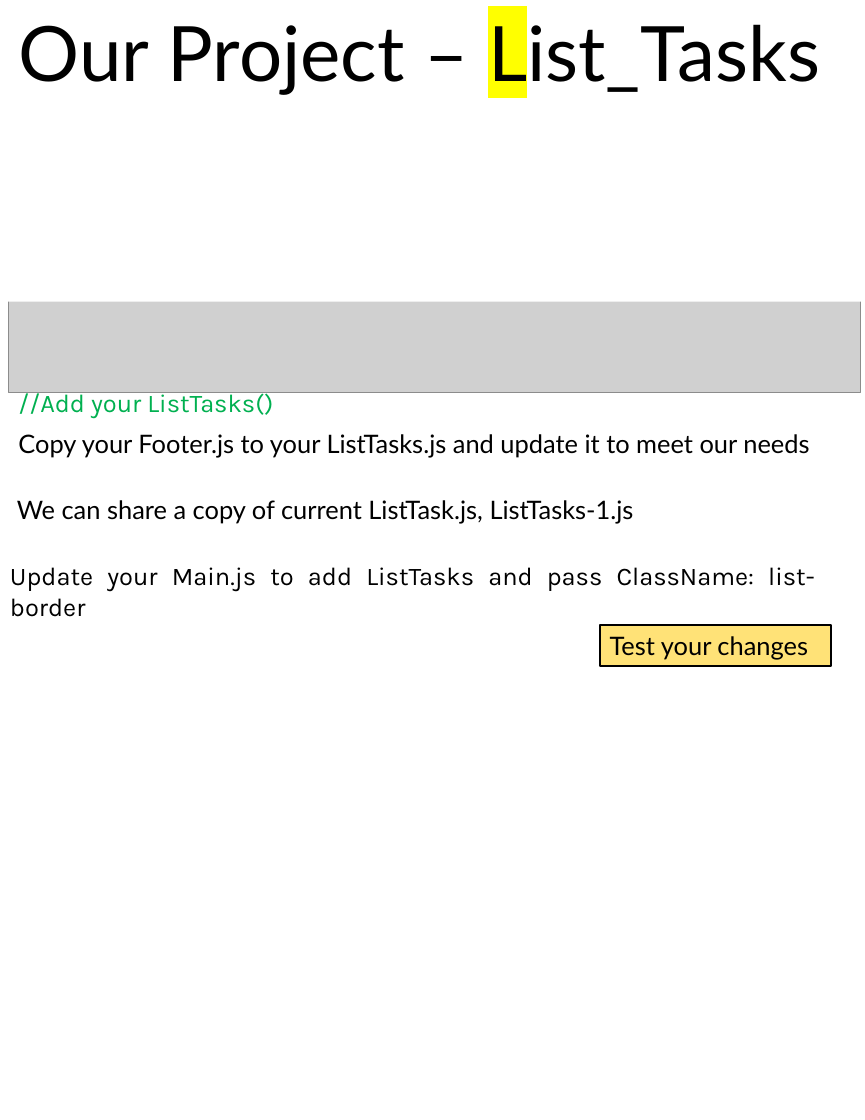
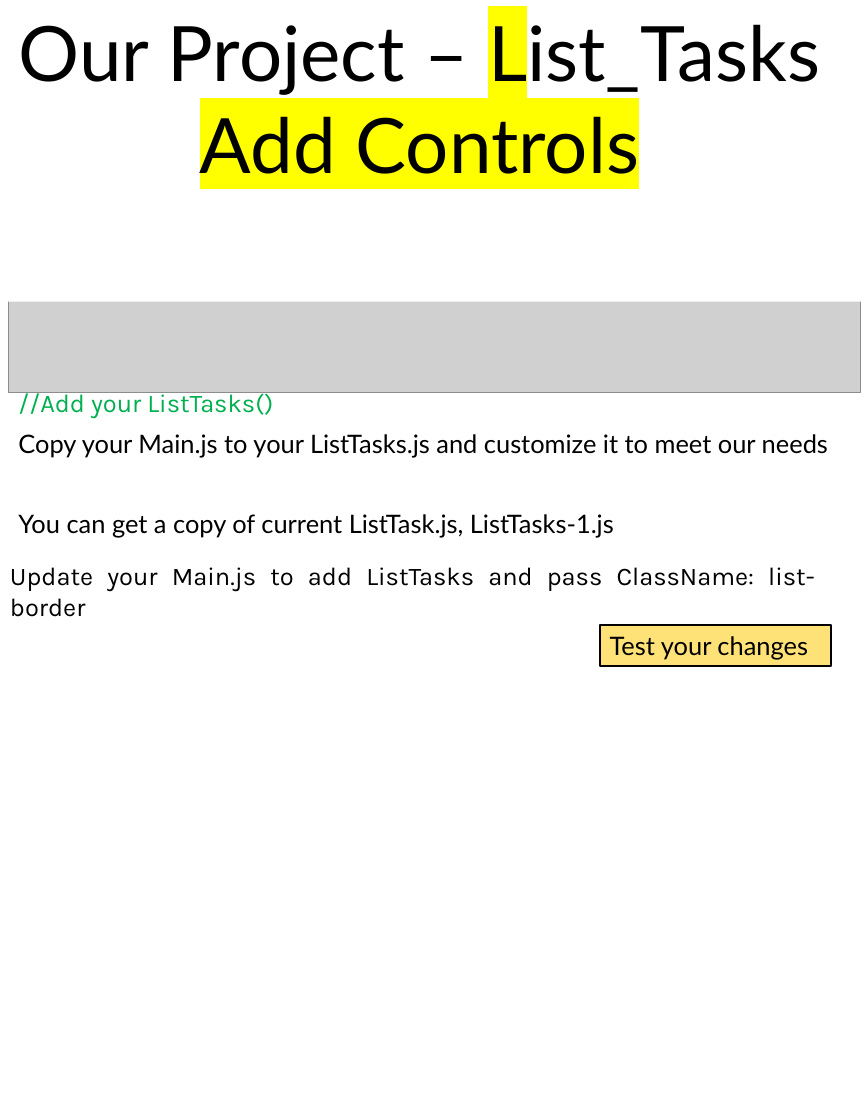
Before and after one commit to scorpion0511/mytracker, a slide deck: slide 30 of doc/React.pptx (slide 29 before the commit). Drawn at 865x1120 pixels with LibreOffice and Linux fonts; fonts in the diff are those of the drawing; grey boxes stand for pictures. Boxes give left, top, right and bottom in pixels: in the first picture for what was removed or moved away, otherwise in the second. Text is boxed around its words. In the diff, an @@ line names an element or a change of style, - is before the commit and + after.

```diff
--- a/doc/React.pptx
+++ b/doc/React.pptx
@@ text at [200,116,639,174]: paragraph added @@
+Add Controls
@@ text at [18,434,828,458]: text changed @@
-Copy your Footer.js to your ListTasks.js and update it to meet our needs
+Copy your Main.js to your ListTasks.js and customize it to meet our needs
@@ text at [18,514,614,538]: text changed @@
-We can share a copy of current ListTask.js, ListTasks-1.js
+You can get a copy of current ListTask.js, ListTasks-1.js
```
Also in this commit, not shown: 24 other slides changed, 4 slides added.
